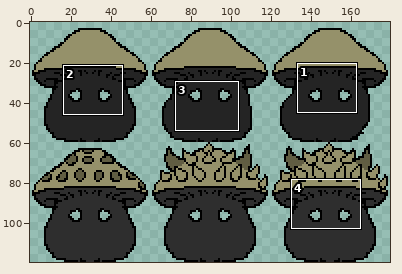
A sprite sheet gets an edit: resource/monster/crazymushroom.png. Above, an overview of the earlier version with the close-up marked.
Close-up. Before the commit:
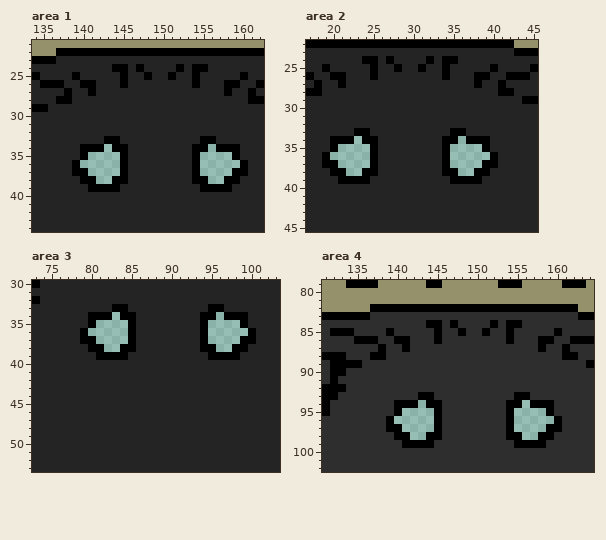
The file is 180x120 pixels. Shown: area 1: x 134..162, y 21..44; area 2: x 17..45, y 22..45; area 3: x 73..103, y 30..53; area 4: x 131..164, y 79..102. The commit also changed other parts of the picture, which this record leaves out.
The same view after the edit:
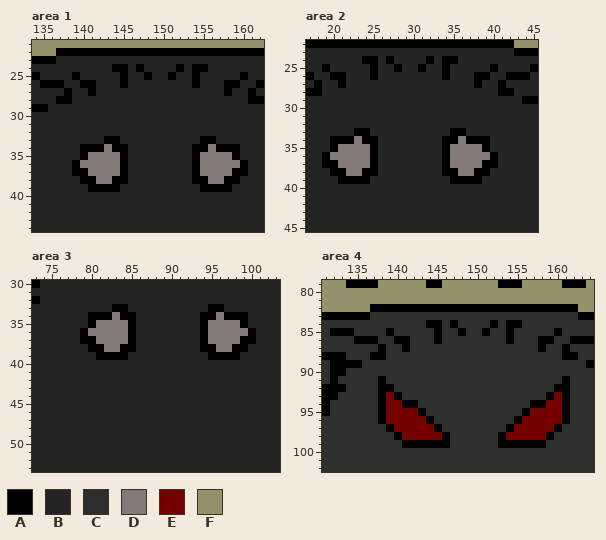
Palette (. is transparent): A #000000  B #242424  C #2e2e2e  D #847979  E #750000  F #95916a
Changes in this commit:
Area 1:
y 34: x 143 . -> D; x 156 . -> D
y 35: x 141..144 .... -> DDDD; x 155..158 .... -> DDDD
y 36: x 140..144 ..... -> DDDDD; x 155..159 ..... -> DDDDD
y 37: x 141..144 .... -> DDDD; x 155..158 .... -> DDDD
y 38: x 142..143 .. -> DD; x 156..157 .. -> DD
Area 2:
y 34: x 23 . -> D; x 36 . -> D
y 35: x 21..24 .... -> DDDD; x 35..38 .... -> DDDD
y 36: x 20..24 ..... -> DDDDD; x 35..39 ..... -> DDDDD
y 37: x 21..24 .... -> DDDD; x 35..38 .... -> DDDD
y 38: x 22..23 .. -> DD; x 36..37 .. -> DD
Area 3:
y 34: x 83 . -> D; x 96 . -> D
y 35: x 81..84 .... -> DDDD; x 95..98 .... -> DDDD
y 36: x 80..84 ..... -> DDDDD; x 95..99 ..... -> DDDDD
y 37: x 81..84 .... -> DDDD; x 95..98 .... -> DDDD
y 38: x 82..83 .. -> DD; x 96..97 .. -> DD
Area 4:
y 91: x 138 C -> A; x 161 C -> A
y 92: x 138..139 CC -> AA; x 160..161 CC -> AA
y 93: x 138..140 CCC -> AEA; x 143..144 AA -> CC; x 155..156 AA -> CC; x 159..161 CCC -> AEA
y 94: x 138..140 CCA -> AEE; x 143..145 .AA -> CCC; x 154..156 AA. -> CCC; x 159..161 ACC -> EEA
y 95: x 138..145 CCA....A -> AEEEEACC; x 154..161 A....ACC -> CCAEEEEA
y 96: x 138..145 CA.....A -> AEEEEEAC; x 154..161 A.....AC -> CAEEEEEA
y 97: x 140..144 A.... -> EEEEE; x 155..159 ....A -> EEEEE
y 98: x 141..146 A..AAC -> EEEEEA; x 153..158 CAA..A -> AEEEEE
y 99: x 145..146 CC -> AA; x 153..154 CC -> AA
Changed places in both close-ups, as pixel boxes (x1, y1, x2, y2):
added: (80, 144, 120, 184)
added: (200, 144, 240, 184)
added: (330, 136, 370, 176)
added: (450, 136, 490, 176)
added: (88, 312, 128, 352)
added: (208, 312, 248, 352)
changed: (378, 376, 450, 448)
changed: (498, 376, 570, 448)
